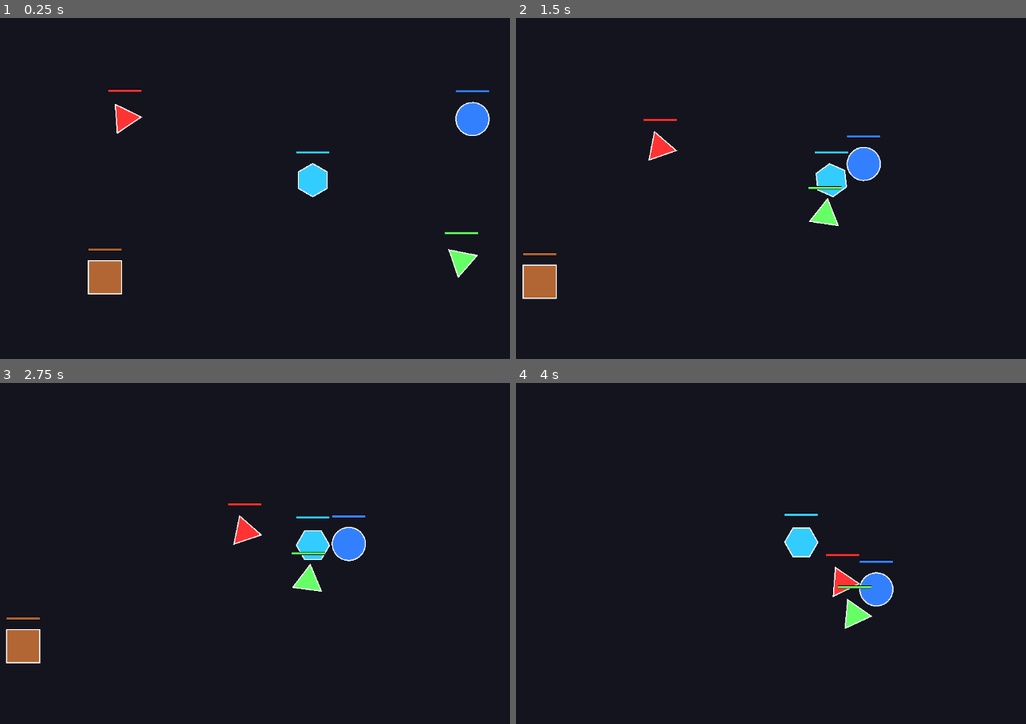
Above: before the commit, frames 1-4 (two rows, left to right).
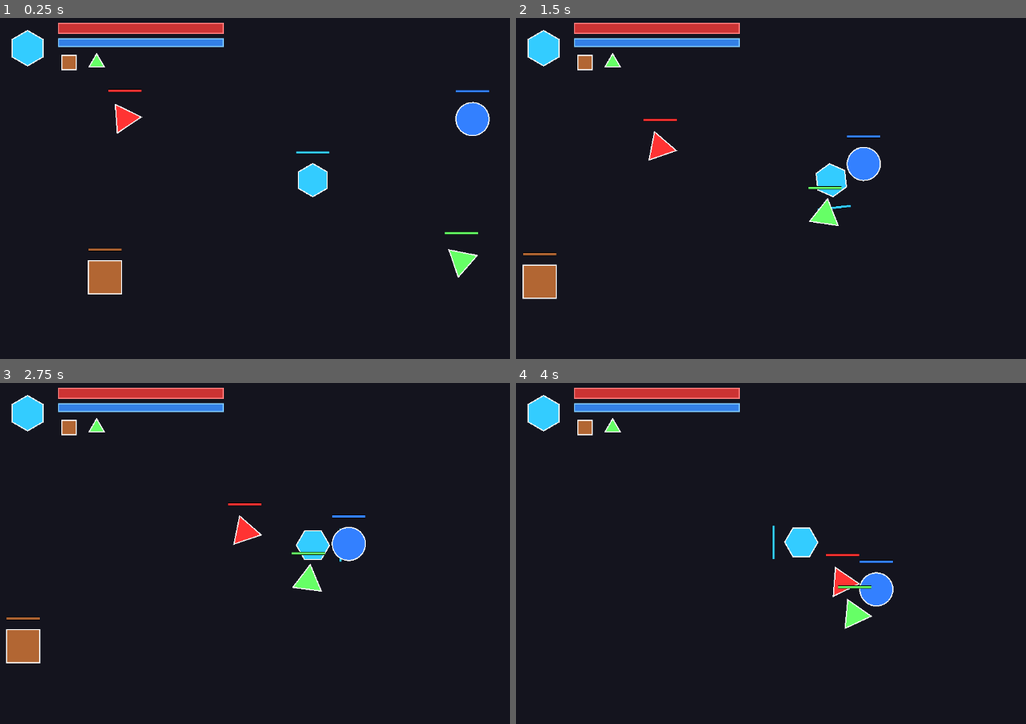
Above: after the commit, the same moments.

Repository: skapxd/rune-entities
Game: Godot game, scene res://main.tscn
The game is run twice, just before and just after one commit, with the same random seed, the same clock (stepped at 60 frames per second) and the same inputs.
Inputs (mouse positions are in pixels of both pictures, inside the frame that each line leads up to):
- Up to frame 1 (0.25 s): no input
- Up to frame 2 (1.5 s): move the mouse to (969, 161) at 0.52 s; hold Right (ui_right) 0.53-1.28 s; click (969, 161) at 0.67 s; move the mouse to (699, 198) at 1.27 s; hold Down (ui_down) from 1.28 s (still down)
- Up to frame 3 (2.75 s): move the mouse to (377, 464) at 2.02 s; release Down (ui_down) at 2.03 s; hold Right (ui_right) from 2.03 s (still down)
- Up to frame 4 (4 s): move the mouse to (796, 618) at 2.77 s; release Right (ui_right) at 2.78 s; hold Up (ui_up) 2.78-3.53 s; click (796, 618) at 2.92 s; move the mouse to (1020, 597) at 3.52 s; hold Left (ui_left) from 3.53 s (still down)

The runs differ from the first frame. In frame 1, 2.7% of the frame differs, in the area x 2-44%, y 1-16%; in frame 2, 2.8%; in frame 3, 2.8%; in frame 4, 2.8%, in the area x 2-60%, y 1-52%.

Commit message:
feat(ui): refactor player profile into a portable modular component

Diff:
--- a/main.tscn
+++ b/main.tscn
@@ -3,7 +3,11 @@
 [ext_resource type="PackedScene" uid="uid://c6r8x4y2z3w1" path="res://scenes/player.tscn" id="1_player"]
 [ext_resource type="PackedScene" uid="uid://d6r8x4y2z3w1" path="res://scenes/enemy.tscn" id="2_enemy"]
 
+[ext_resource type="PackedScene" uid="uid://b7r8x4y2z3w1" path="res://scenes/player_profile/player_profile.tscn" id="3_hud"]
+
 [node name="Main" type="Node2D"]
+
+[node name="HUD" parent="." instance=ExtResource("3_hud")]
 
 [node name="Background" type="CanvasLayer" parent="."]
 layer = -1
--- /dev/null
+++ b/scenes/player_profile/player_profile.gd
@@ -0,0 +1,46 @@
+extends CanvasLayer
+
+@onready var health_bar = $MarginContainer/HBoxContainer/VBoxContainer/HealthBar
+@onready var mana_bar = $MarginContainer/HBoxContainer/VBoxContainer/ManaBar
+@onready var player_logo = $MarginContainer/HBoxContainer/PlayerLogo
+@onready var summon_icon_1 = $MarginContainer/HBoxContainer/VBoxContainer/IconsHBox/Icon1
+@onready var summon_icon_2 = $MarginContainer/HBoxContainer/VBoxContainer/IconsHBox/Icon2
+
+func _ready():
+	var player = get_tree().get_first_node_in_group("player")
+	if player:
+		player.health_changed.connect(_on_player_health_changed)
+		player.mana_changed.connect(_on_player_mana_changed)
+
+	setup_styles()
+
+func setup_styles():
+	# Crear estilos visuales por código para las barras
+	var sb_bg = StyleBoxFlat.new()
+	sb_bg.bg_color = Color(0.1, 0.1, 0.1, 0.6)
+	sb_bg.set_border_width_all(2)
+	sb_bg.border_color = Color(0.3, 0.3, 0.3)
+
+	var sb_hp = StyleBoxFlat.new()
+	sb_hp.bg_color = Color(0.8, 0.2, 0.2)
+	sb_hp.set_border_width_all(2)
+	sb_hp.border_color = Color(1, 0.5, 0.5)
+
+	var sb_mp = StyleBoxFlat.new()
+	sb_mp.bg_color = Color(0.2, 0.5, 0.9)
+	sb_mp.set_border_width_all(2)
+	sb_mp.border_color = Color(0.5, 0.8, 1.0)
+
+	health_bar.add_theme_stylebox_override("background", sb_bg)
+	health_bar.add_theme_stylebox_override("fill", sb_hp)
+
+	mana_bar.add_theme_stylebox_override("background", sb_bg)
+	mana_bar.add_theme_stylebox_override("fill", sb_mp)
+
+func _on_player_health_changed(current, max_val):
+	health_bar.max_value = max_val
+	health_bar.value = current
+
+func _on_player_mana_changed(current, max_val):
+	mana_bar.max_value = max_val
+	mana_bar.value = current
--- /dev/null
+++ b/scenes/player_profile/player_profile.tscn
@@ -0,0 +1,60 @@
+[gd_scene load_steps=3 format=3 uid="uid://b7r8x4y2z3w1"]
+
+[ext_resource type="Script" path="res://scenes/player_profile/player_profile.gd" id="1_script"]
+[ext_resource type="Script" path="res://scenes/player_profile/rune_icon.gd" id="2_rune_icon"]
+
+[node name="HUD" type="CanvasLayer"]
+script = ExtResource("1_script")
+
+[node name="MarginContainer" type="MarginContainer" parent="."]
+anchors_preset = 0
+offset_right = 450.0
+offset_bottom = 150.0
+theme_override_constants/margin_left = 20
+theme_override_constants/margin_top = 20
+
+[node name="HBoxContainer" type="HBoxContainer" parent="MarginContainer"]
+layout_mode = 2
+theme_override_constants/separation = 15
+
+[node name="PlayerLogo" type="Control" parent="MarginContainer/HBoxContainer"]
+custom_minimum_size = Vector2(80, 80)
+layout_mode = 2
+script = ExtResource("2_rune_icon")
+color = Color(0.2, 0.8, 1, 1)
+
+[node name="VBoxContainer" type="VBoxContainer" parent="MarginContainer/HBoxContainer"]
+custom_minimum_size = Vector2(300, 0)
+layout_mode = 2
+theme_override_constants/separation = 8
+alignment = 1
+
+[node name="HealthBar" type="ProgressBar" parent="MarginContainer/HBoxContainer/VBoxContainer"]
+custom_minimum_size = Vector2(0, 20)
+layout_mode = 2
+value = 70.0
+show_percentage = false
+
+[node name="ManaBar" type="ProgressBar" parent="MarginContainer/HBoxContainer/VBoxContainer"]
+custom_minimum_size = Vector2(0, 16)
+layout_mode = 2
+value = 50.0
+show_percentage = false
+
+[node name="IconsHBox" type="HBoxContainer" parent="MarginContainer/HBoxContainer/VBoxContainer"]
+layout_mode = 2
+theme_override_constants/separation = 10
+
+[node name="Icon1" type="Control" parent="MarginContainer/HBoxContainer/VBoxContainer/IconsHBox"]
+custom_minimum_size = Vector2(40, 40)
+layout_mode = 2
+script = ExtResource("2_rune_icon")
+shape_type = 2
+color = Color(0.7, 0.4, 0.2, 1)
+
+[node name="Icon2" type="Control" parent="MarginContainer/HBoxContainer/VBoxContainer/IconsHBox"]
+custom_minimum_size = Vector2(40, 40)
+layout_mode = 2
+script = ExtResource("2_rune_icon")
+shape_type = 1
+color = Color(0.4, 1, 0.4, 1)
--- /dev/null
+++ b/scenes/player_profile/rune_icon.gd
@@ -0,0 +1,33 @@
+extends Control
+
+@export var shape_type: int = 0 # 0: HEXAGON, 1: TRIANGLE, 2: SQUARE, 3: CIRCLE
+@export var color: Color = Color.WHITE
+@export var draw_border: bool = true
+
+func _draw():
+	var radius = min(size.x, size.y) / 2.0 * 0.8
+	var center = size / 2.0
+
+	match shape_type:
+		0: # HEXAGON
+			draw_polygon(get_poly_points(6, radius, center), [color])
+			if draw_border: draw_polyline(get_poly_points(6, radius, center, true), Color.WHITE, 2.0)
+		1: # TRIANGLE
+			draw_polygon(get_poly_points(3, radius, center), [color])
+			if draw_border: draw_polyline(get_poly_points(3, radius, center, true), Color.WHITE, 2.0)
+		2: # SQUARE
+			var r = radius * 0.8
+			draw_rect(Rect2(center.x - r, center.y - r, r*2, r*2), color)
+			if draw_border: draw_rect(Rect2(center.x - r, center.y - r, r*2, r*2), Color.WHITE, false, 2.0)
+		3: # CIRCLE
+			draw_circle(center, radius, color)
+			if draw_border: draw_arc(center, radius, 0, TAU, 32, Color.WHITE, 2.0)
+
+func get_poly_points(sides: int, radius: float, center: Vector2, closed: bool = false) -> PackedVector2Array:
+	var points = PackedVector2Array()
+	for i in range(sides):
+		var angle = deg_to_rad(i * 360.0 / sides - 90.0)
+		points.push_back(center + Vector2(cos(angle), sin(angle)) * radius)
+	if closed:
+		points.push_back(points[0])
+	return points
--- a/scripts/death_particles.gd
+++ b/scripts/death_particles.gd
@@ -19,7 +19,7 @@
 		# Animación de explosión
 		var target_pos = Vector2(randf_range(-100, 100), randf_range(-100, 100))
 		var tween = create_tween().set_parallel(true)
-		tween.tween_property(fragment, "position", target_pos, 0.5).set_trans(Tween.TRANS_OUT).set_ease(Tween.EASE_QUAD)
+		tween.tween_property(fragment, "position", target_pos, 0.5).set_trans(Tween.TRANS_QUAD).set_ease(Tween.EASE_OUT)
 		tween.tween_property(fragment, "rotation", randf_range(-PI, PI), 0.5)
 		tween.tween_property(fragment, "modulate:a", 0.0, 0.5)
 
--- a/scripts/player.gd
+++ b/scripts/player.gd
@@ -1,11 +1,32 @@
 extends RuneEntity
+
+signal health_changed(current, max_val)
+signal mana_changed(current, max_val)
+
+@export var max_mana: float = 100.0
+var current_mana: float
 
 func _ready():
 	super._ready()
+	current_mana = max_mana
 	entity_name = "Player"
 	shape_type = ShapeType.HEXAGON
-	element = Element.NONE # Player is neutral or omni-elemental
-	base_color = Color(0.2, 0.8, 1.0) # Cyan brilliance
+	element = Element.NONE
+	base_color = Color(0.2, 0.8, 1.0)
+
+	# Emitir valores iniciales
+	health_changed.emit(current_health, max_health)
+	mana_changed.emit(current_mana, max_mana)
+
+func _process(delta):
+	# Regeneración pasiva de maná
+	if current_mana < max_mana:
+		current_mana = min(max_mana, current_mana + 5.0 * delta)
+		mana_changed.emit(current_mana, max_mana)
+
+func take_damage(amount: float, attacker_element: Element = Element.NONE):
+	super.take_damage(amount, attacker_element)
+	health_changed.emit(current_health, max_health)
 
 func _physics_process(_delta):
 	var direction = Input.get_vector("ui_left", "ui_right", "ui_up", "ui_down")
Not shown, added: scenes/player_profile/player_profile.gd.uid
Not shown, added: scenes/player_profile/rune_icon.gd.uid
Not shown, added: scripts/death_particles.gd.uid
